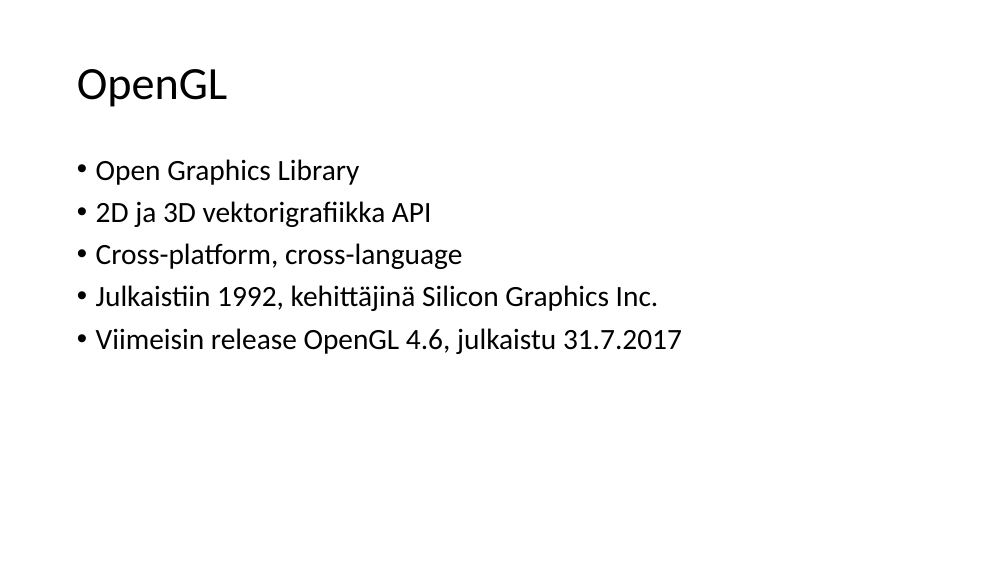
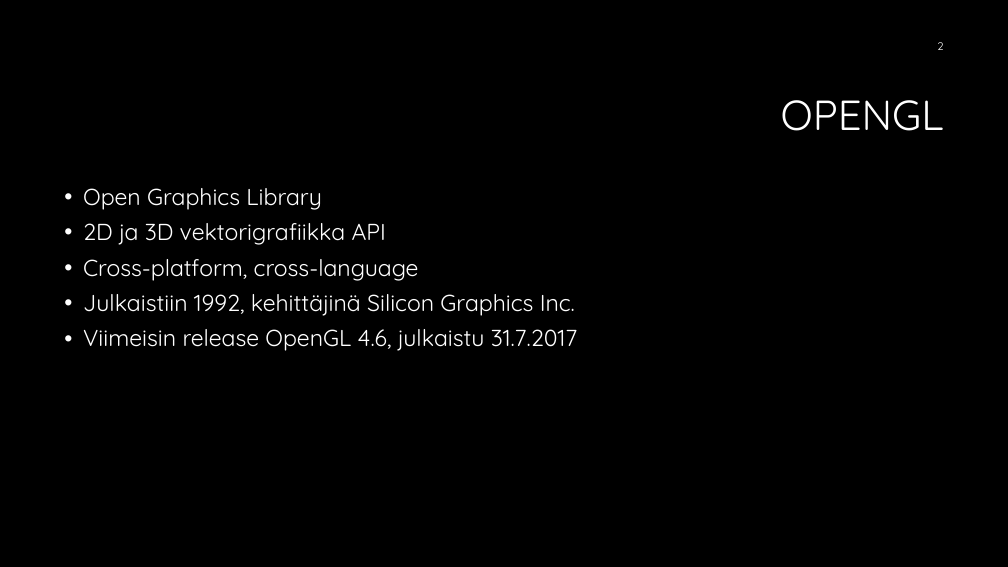
Before and after one commit to Jisti007/Mobile-Project-ideal-broccoli, a slide deck: slide 2 of presentation/OpenGL ES 3.pptx. Drawn at 1008x567 pixels with LibreOffice and Linux fonts; fonts in the diff are those of the drawing; background and template pictures are left out. Boxes give left, top, right and bottom in pixels: in the first picture for what was removed or moved away, otherwise in the second. Text is boxed around its words. In the diff, an @@ line names an element or a change of style, - is before the commit and + after.

```diff
--- a/presentation/OpenGL ES 3.pptx
+++ b/presentation/OpenGL ES 3.pptx
@@ background #FFFFFF to #000000 @@
@@ page number added at box(937, 42, 943, 50), 10.5 pt, text #FFFFFF @@
+2
@@ title at box(781, 100, 944, 131): text changed; size 44 to 40 pt; font Calibri to Quicksand; text colour #000000 to #FFFFFF @@
-OpenGL
+OPENGL
@@ text "Open Graphics Library": place and size @@
-text "Open Graphics Library" at box(96, 159, 682, 354)
+text "Open Graphics Library" at box(83, 188, 577, 351)
@@ text "Open Graphics Library" at box(83, 188, 577, 351): size 28 to 22 pt, font Calibri to Quicksand, text colour #000000 to #FFFFFF @@
```
Also in this commit, not shown: 4 other slides changed, 1 slide added, 1 slide removed, 2 other files.
